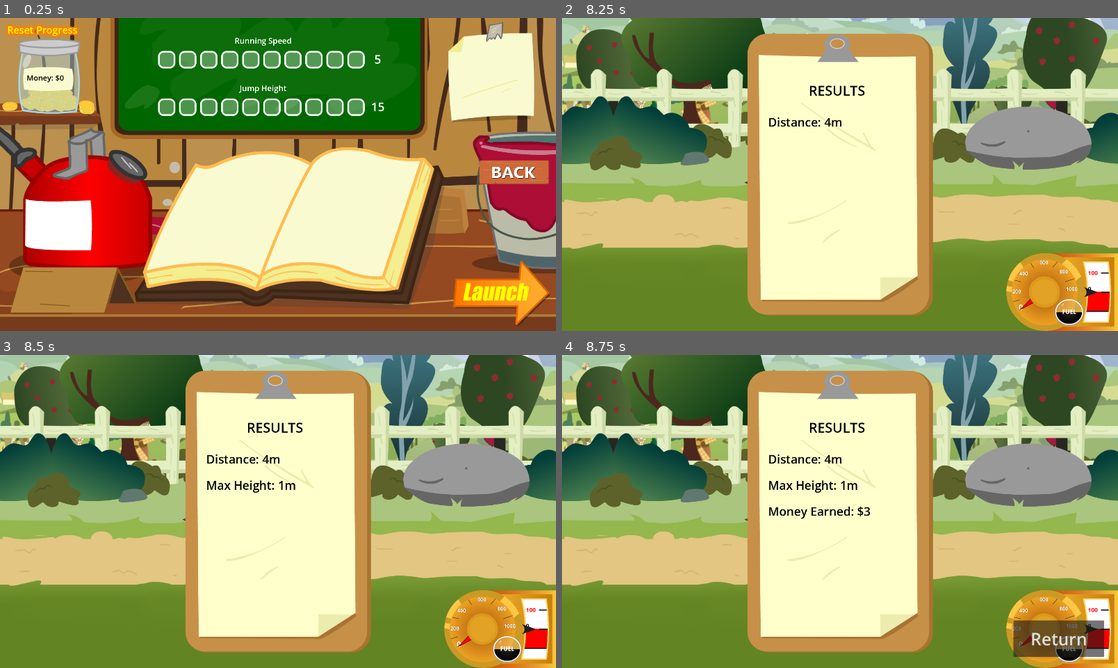
Above: before the commit, frames 1-4 (two rows, left to right).
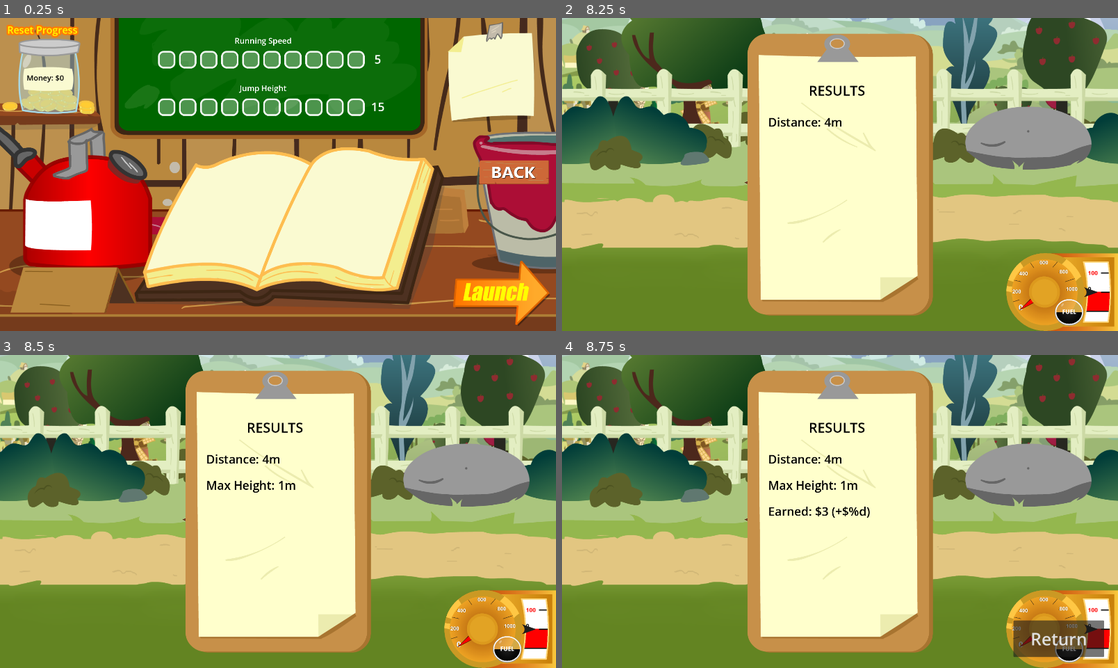
Above: after the commit, the same moments.

Repository: 100-Devs-1-Game/FlightOfHarmony
Game: Godot game, scene res://shop/shop.tscn
Same seed, same stepped clock (60 frames per second), same inputs: the game is played once before the commit and once after it.
Inputs (mouse positions are in pixels of both pictures, inside the frame that each line leads up to):
- Up to frame 1 (0.25 s): no input
- Up to frame 2 (8.25 s): click (1062, 290) at 0.5 s; move the mouse to (962, 158) at 1.27 s; hold D (rotate_right) 1.28-2.03 s; hold Space (propulsion) 1.28-2.03 s; move the mouse to (728, 190) at 2.02 s; hold Down (ui_down) 2.03-2.78 s; tap Space (propulsion) every 1.5 s from 2.1 to 8.1 s; move the mouse to (895, 105) at 2.77 s; hold D (rotate_right) 2.78-3.53 s; hold Space (propulsion) 2.78-3.53 s; move the mouse to (812, 237) at 3.52 s; hold Up (ui_up) 3.53-4.28 s; move the mouse to (1006, 221) at 4.27 s; hold Space (propulsion) 4.28-5.03 s; hold A (rotate_left) 4.28-5.78 s; move the mouse to (673, 127) at 5.02 s; move the mouse to (867, 174) at 5.77 s; hold Down (ui_down) 5.78-6.53 s; hold Space (propulsion) 5.78-6.53 s; move the mouse to (756, 96) at 6.52 s; hold D (rotate_right) 6.53-7.28 s; move the mouse to (962, 158) at 7.27 s; hold Up (ui_up) 7.28-8.03 s; hold Space (propulsion) 7.28-8.03 s; move the mouse to (728, 190) at 8.02 s; hold D (rotate_right) from 8.03 s (still down)
- Up to frame 3 (8.5 s): keep holding D (rotate_right)
- Up to frame 4 (8.75 s): keep holding D (rotate_right)

Frames 1-3 are identical in both runs. In frame 4, 0.3% of the frame differs, in the area x 37-56%, y 48-53%.

Commit message:
Implement money upgrade

Diff:
--- a/src/core/money_upgrade.gd
+++ b/src/core/money_upgrade.gd
@@ -1,2 +1,5 @@
 class_name MoneyUpgrade
 extends ShopUpgrade
+
+
+@export var bonus: int= 0
--- a/src/flight/flight_scene.gd
+++ b/src/flight/flight_scene.gd
@@ -27,13 +27,17 @@
 
 	var distance_m = int(roundi(player.get_distance())) / 100
 	var height_m = int(roundi(_max_height)) / 100
-	var money_earned = int(roundi((distance_m + height_m) / 2.0))
+	var money_earned: int = int(roundi((distance_m + height_m) / 2.0))
+	var bonus: int= money_earned * get_interest_rate()
 
 	$UI/Results/VBoxContainer/Distlbl.text = "Distance: " + str(distance_m) + "m"
 	$UI/Results/VBoxContainer/Heightlbl.text = "Max Height: " + str(height_m) + "m"
-	$UI/Results/VBoxContainer/Moneylbl.text = "Money Earned: $" + str(money_earned)
+	var money_text:= "Earned: $" + str(money_earned)
+	if bonus > 0:
+		money_text+= " (+$%d)" % str(bonus)
+	$UI/Results/VBoxContainer/Moneylbl.text = money_text
 
-	run_ended(money_earned)
+	run_ended(money_earned + bonus)
 
 	_max_height = 0.0
 
@@ -42,19 +46,27 @@
 	Global.add_currency(money_earned)
 	print(str(money_earned), " money earned!")
 	EventChannel.run_ended.emit()
-	update_results()
+	#update_results()
 
 
-func update_results() -> void:
-	if player == null:
-		return
-	var distance_m = int(roundi(player.get_distance())) / 100
-	var height_m = int(roundi(_max_height))  / 100
-	var money_earned = int(roundi((distance_m + height_m) / 2.0))
+#func update_results() -> void:
+	#if player == null:
+		#return
+	#var distance_m = int(roundi(player.get_distance())) / 100
+	#var height_m = int(roundi(_max_height))  / 100
+	#var money_earned = int(roundi((distance_m + height_m) / 2.0))
+#
+	#$UI/Results/VBoxContainer/Distlbl.text = "Distance: " + str(distance_m) + "m"
+	#$UI/Results/VBoxContainer/Heightlbl.text = "Max Height: " + str(height_m) + "m"
+	#$UI/Results/VBoxContainer/Moneylbl.text = "Money Earned: $" + str(money_earned)
 
-	$UI/Results/VBoxContainer/Distlbl.text = "Distance: " + str(distance_m) + "m"
-	$UI/Results/VBoxContainer/Heightlbl.text = "Max Height: " + str(height_m) + "m"
-	$UI/Results/VBoxContainer/Moneylbl.text = "Money Earned: $" + str(money_earned)
+
+func get_interest_rate()-> float:
+	var interest:= 0
+	for upgrade in SaveManager.bought_upgrades:
+		if upgrade is MoneyUpgrade:
+			interest= max(interest, upgrade.bonus)
+	return 1 + interest / 100.0
 
 
 func _on_return_pressed() -> void:
--- a/src/shop/upgrades/money/money1_upgrade.tres
+++ b/src/shop/upgrades/money/money1_upgrade.tres
@@ -5,9 +5,10 @@
 
 [resource]
 script = ExtResource("1_3cbu2")
+bonus = 5
 category = 3
 display_name = "Money"
-item_description = ""
+item_description = "Earn + 5%"
 cost = 10
 icon = ExtResource("1_gnp8q")
 metadata/_custom_type_script = "uid://bdlbntowhp1k0"
